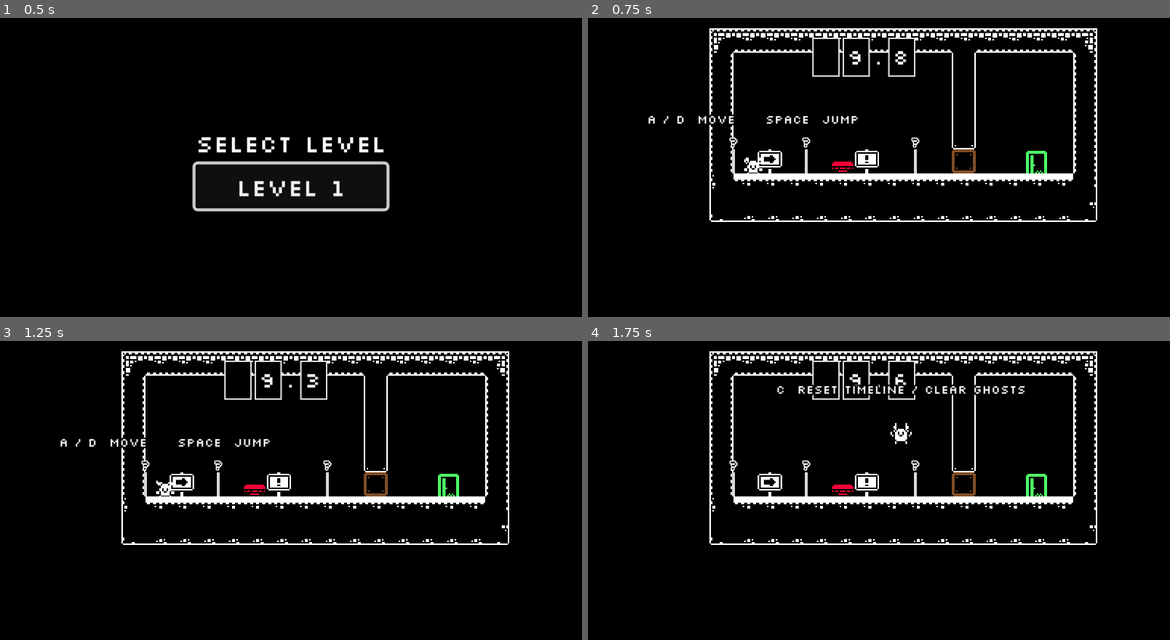
Above: before the commit, frames 1-4 (two rows, left to right).
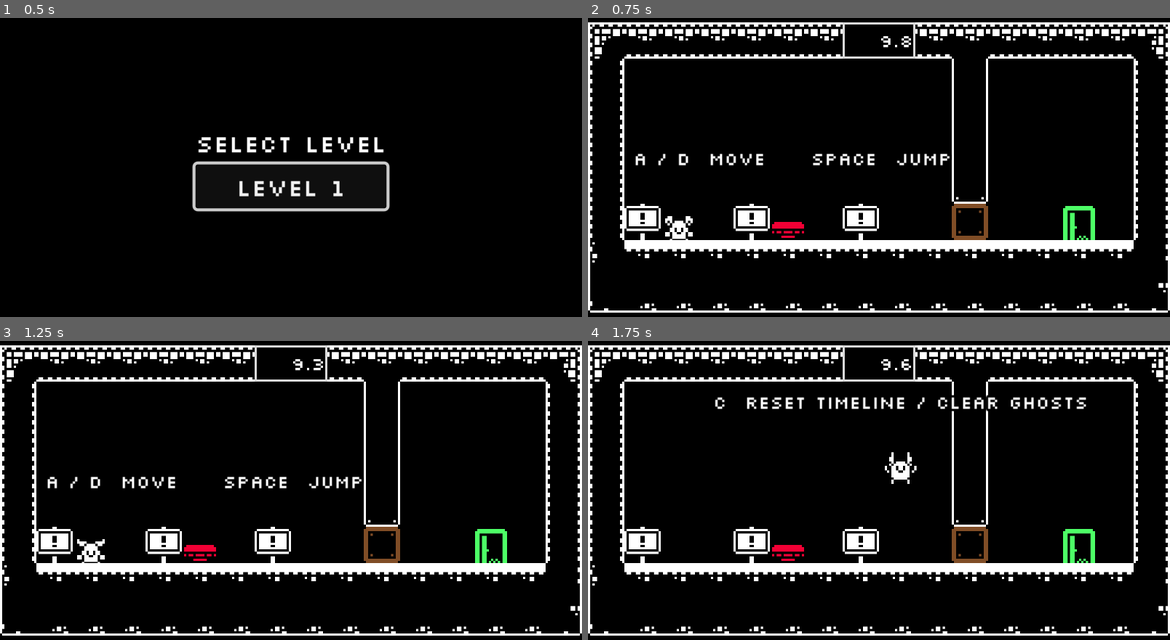
Above: after the commit, the same moments.

Repository: moellh/gmtk-game-jam-2026
Game: Godot game, scene res://src/level_select.tscn
Two runs of this game, one before a commit and one after it. Both use one fixed random seed, a clock stepped at 60 frames per second and the inputs below.
Inputs:
- Up to frame 1 (0.5 s): no input
- Up to frame 2 (0.75 s): click "Level 1" at 0.5 s
- Up to frame 3 (1.25 s): no input
- Up to frame 4 (1.75 s): hold Right (move_right) from 1.28 s (still down); tap C (clear) at 1.35 s; tap Space (jump) at 1.52 s

Frame 1 is identical in both runs. In frame 2, 19% of the frame differs, in the area x 0-100%, y 1-99%; in frame 3, 19%; in frame 4, 19%.

Commit message:
ui: align world panels and timer to tiles

Diff:
--- a/src/control_sign.gd
+++ b/src/control_sign.gd
@@ -1,6 +1,7 @@
 extends Area2D
 
 @export_multiline var instructions := ""
+@export var prompt_horizontal_bounds := Vector2(80.0, 336.0)
 
 @onready var prompt: Label = $Prompt
 var player: CharacterBody2D
@@ -14,7 +15,15 @@
 
 func _process(_delta: float) -> void:
 	if is_instance_valid(player):
-		prompt.global_position = player.global_position + Vector2(-90.0, -42.0)
+		var centered_x := player.global_position.x - prompt.size.x * 0.5
+		prompt.global_position = Vector2(
+			clampf(
+				centered_x,
+				prompt_horizontal_bounds.x,
+				prompt_horizontal_bounds.y - prompt.size.x,
+			),
+			player.global_position.y - 42.0,
+		)
 
 
 func _on_body_entered(body: Node2D) -> void:
--- a/src/control_sign.tscn
+++ b/src/control_sign.tscn
@@ -1,10 +1,15 @@
-[gd_scene load_steps=4 format=3]
+[gd_scene load_steps=6 format=3]
 
 [ext_resource type="Script" path="res://src/control_sign.gd" id="1_sign"]
 [ext_resource type="FontFile" path="res://assets/fonts/Silkscreen-Regular.ttf" id="2_font"]
+[ext_resource type="Texture2D" uid="uid://bhqhrt7nncgvb" path="res://assets/monochrome_tilemap_transparent.png" id="3_tiles"]
 
 [sub_resource type="RectangleShape2D" id="RectangleShape2D_sign"]
-size = Vector2(28, 36)
+size = Vector2(36, 36)
+
+[sub_resource type="AtlasTexture" id="AtlasTexture_info_panel"]
+atlas = ExtResource("3_tiles")
+region = Rect2(289, 51, 16, 16)
 
 [node name="ControlSign" type="Area2D"]
 collision_layer = 0
@@ -16,23 +21,8 @@
 position = Vector2(0, -10)
 shape = SubResource("RectangleShape2D_sign")
 
-[node name="Post" type="Polygon2D" parent="."]
-polygon = PackedVector2Array(-1, -8, 1, -8, 1, 8, -1, 8)
-color = Color(0.85, 0.85, 0.85, 1)
-
-[node name="Board" type="Label" parent="."]
-offset_left = -7.0
-offset_top = -19.0
-offset_right = 7.0
-offset_bottom = -7.0
-theme_override_colors/font_color = Color(0, 0, 0, 1)
-theme_override_colors/font_outline_color = Color(1, 1, 1, 1)
-theme_override_constants/outline_size = 3
-theme_override_fonts/font = ExtResource("2_font")
-theme_override_font_sizes/font_size = 8
-text = "?"
-horizontal_alignment = 1
-vertical_alignment = 1
+[node name="InfoPanel" type="Sprite2D" parent="."]
+texture = SubResource("AtlasTexture_info_panel")
 
 [node name="Prompt" type="Label" parent="."]
 top_level = true
--- a/src/game.gd
+++ b/src/game.gd
@@ -3,15 +3,13 @@
 const ROUND_TIME := 10.0
 
 const BASE_VIEWPORT_SIZE := Vector2(384.0, 216.0)
-const LEVEL_VIEW_SIZE := BASE_VIEWPORT_SIZE
+const LEVEL_VIEW_RECT := Rect2(80.0, 16.0, 256.0, 128.0)
 
 const LEVEL_SELECT := "res://src/level_select.tscn"
 
 @onready var player: CharacterBody2D = $Player
 @onready var world_camera: Camera2D = $WorldCamera
-@onready var timer_tens: Label = %TimerTens
-@onready var timer_ones: Label = %TimerOnes
-@onready var timer_tenths: Label = %TimerTenths
+@onready var timer_display: Label = %TimerDisplay
 
 var timer := ROUND_TIME
 
@@ -28,10 +26,10 @@
 	var fit_scale := minf(width_scale, height_scale)
 	var visible_size := window_size / fit_scale
 	var level_zoom := minf(
-		visible_size.x / LEVEL_VIEW_SIZE.x,
-		visible_size.y / LEVEL_VIEW_SIZE.y,
+		visible_size.x / LEVEL_VIEW_RECT.size.x,
+		visible_size.y / LEVEL_VIEW_RECT.size.y,
 	)
-	world_camera.position = LEVEL_VIEW_SIZE * 0.5
+	world_camera.position = LEVEL_VIEW_RECT.get_center()
 	world_camera.zoom = Vector2.ONE * level_zoom
 
 func _process(delta: float) -> void:
@@ -49,9 +47,7 @@
 func update_hud() -> void:
 	var displayed_tenths := roundi(maxf(timer, 0.0) * 10.0)
 	var displayed_seconds := floori(displayed_tenths * 0.1)
-	timer_tens.text = str(floori(displayed_seconds * 0.1)) if displayed_seconds >= 10 else ""
-	timer_ones.text = str(displayed_seconds % 10)
-	timer_tenths.text = str(displayed_tenths % 10)
+	timer_display.text = "%d.%d" % [displayed_seconds, displayed_tenths % 10]
 
 func clear() -> void:
 	timer = ROUND_TIME
--- a/src/level.tscn
+++ b/src/level.tscn
@@ -828,11 +828,11 @@
 script = ExtResource("3_game")
 
 [node name="TileMapLayer" type="TileMapLayer" parent="." unique_id=1408577092]
-tile_map_data = PackedByteArray("AAAGAAcAAAAQAAUAAAAHAAcAAAA …(165 unchanged characters)… AAASAAcAAAAQAAUAAAATAAcAAAAQAAUAAAAHAAYAAAANAAMAAAALAAYAAAARAAMAAAAPAAUAAAANAAsAAAAPAAQAAAANAAoAAAAPAAMAAAA …(731 unchanged characters)…
+tile_map_data = PackedByteArray("AAAGAAcAAAAQAAUAAAAHAAcAAAA …(165 unchanged characters)… AAASAAcAAAAQAAUAAAATAAcAAAAQAAUAAAAHAAYA//////////8LAAYA//////////8PAAUAAAANAAsAAAAPAAQAAAANAAoAAAAPAAMAAAA …(731 unchanged characters)…
 tile_set = SubResource("TileSet_oi3di")
 
 [node name="Player" parent="." unique_id=1157283441 instance=ExtResource("2_vonw3")]
-position = Vector2(109, 104)
+position = Vector2(120, 104)
 
 [node name="Goal" parent="." unique_id=736253240 instance=ExtResource("4_goal")]
 position = Vector2(296, 104)
@@ -844,68 +844,33 @@
 position = Vector2(248, 104)
 
 [node name="WorldCamera" type="Camera2D" parent="."]
-position = Vector2(192, 108)
+position = Vector2(208, 80)
 
 [node name="WorldUI" type="Node2D" parent="."]
 
-[node name="Timer" type="Node2D" parent="WorldUI"]
-position = Vector2(148, 22)
-
-[node name="TimerTens" type="Label" parent="WorldUI/Timer"]
+[node name="TimerDisplay" type="Label" parent="WorldUI"]
 unique_name_in_owner = true
-offset_right = 18.0
-offset_bottom = 26.0
+offset_left = 192.0
+offset_top = 16.0
+offset_right = 224.0
+offset_bottom = 32.0
 theme = SubResource("Theme_hud")
-theme_override_font_sizes/font_size = 14
+theme_override_font_sizes/font_size = 8
 theme_override_styles/normal = SubResource("StyleBox_timer_tile")
-text = "1"
-horizontal_alignment = 1
+text = "10.0"
+horizontal_alignment = 2
 vertical_alignment = 1
 
-[node name="TimerOnes" type="Label" parent="WorldUI/Timer"]
-unique_name_in_owner = true
-offset_left = 20.0
-offset_right = 38.0
-offset_bottom = 26.0
-theme = SubResource("Theme_hud")
-theme_override_font_sizes/font_size = 14
-theme_override_styles/normal = SubResource("StyleBox_timer_tile")
-text = "0"
-horizontal_alignment = 1
-vertical_alignment = 1
-
-[node name="TimerPoint" type="Label" parent="WorldUI/Timer"]
-offset_left = 40.0
-offset_right = 48.0
-offset_bottom = 26.0
-theme = SubResource("Theme_hud")
-theme_override_font_sizes/font_size = 14
-text = "."
-horizontal_alignment = 1
-vertical_alignment = 1
-
-[node name="TimerTenths" type="Label" parent="WorldUI/Timer"]
-unique_name_in_owner = true
-offset_left = 50.0
-offset_right = 68.0
-offset_bottom = 26.0
-theme = SubResource("Theme_hud")
-theme_override_font_sizes/font_size = 14
-theme_override_styles/normal = SubResource("StyleBox_timer_tile")
-text = "0"
-horizontal_alignment = 1
-vertical_alignment = 1
-
 [node name="MovementSign" parent="WorldUI" instance=ExtResource("8_sign")]
-position = Vector2(96, 104)
+position = Vector2(104, 104)
 instructions = "A / D  MOVE     SPACE  JUMP"
 
 [node name="FreezeSign" parent="WorldUI" instance=ExtResource("8_sign")]
-position = Vector2(144, 104)
+position = Vector2(152, 104)
 instructions = "R  FREEZE LOOP / CREATE GHOST"
 
 [node name="ResetSign" parent="WorldUI" instance=ExtResource("8_sign")]
-position = Vector2(216, 104)
+position = Vector2(200, 104)
 instructions = "C  RESET TIMELINE / CLEAR GHOSTS"
 
 [connection signal="reached" from="Goal" to="." method="clear"]
